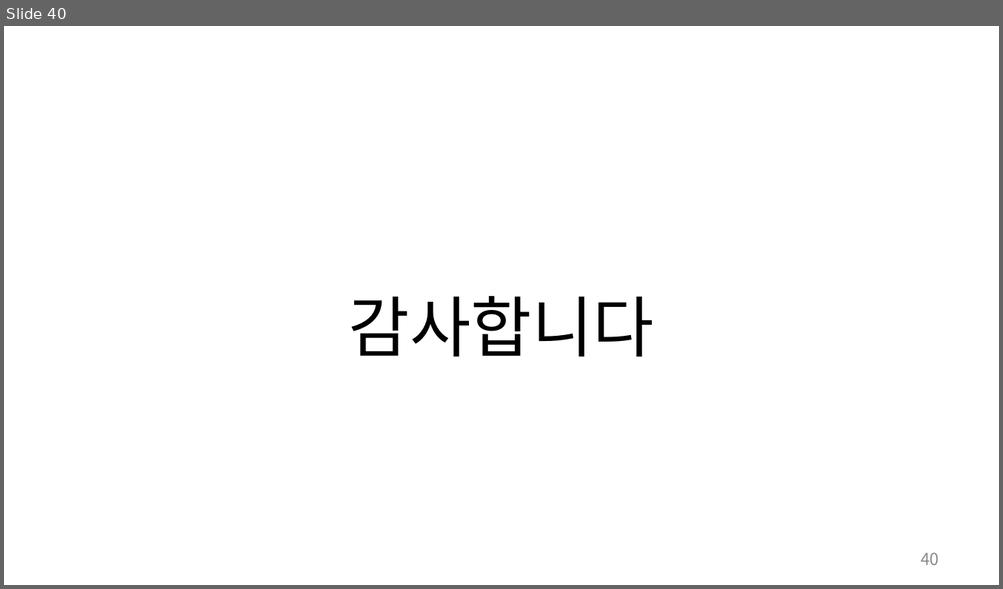
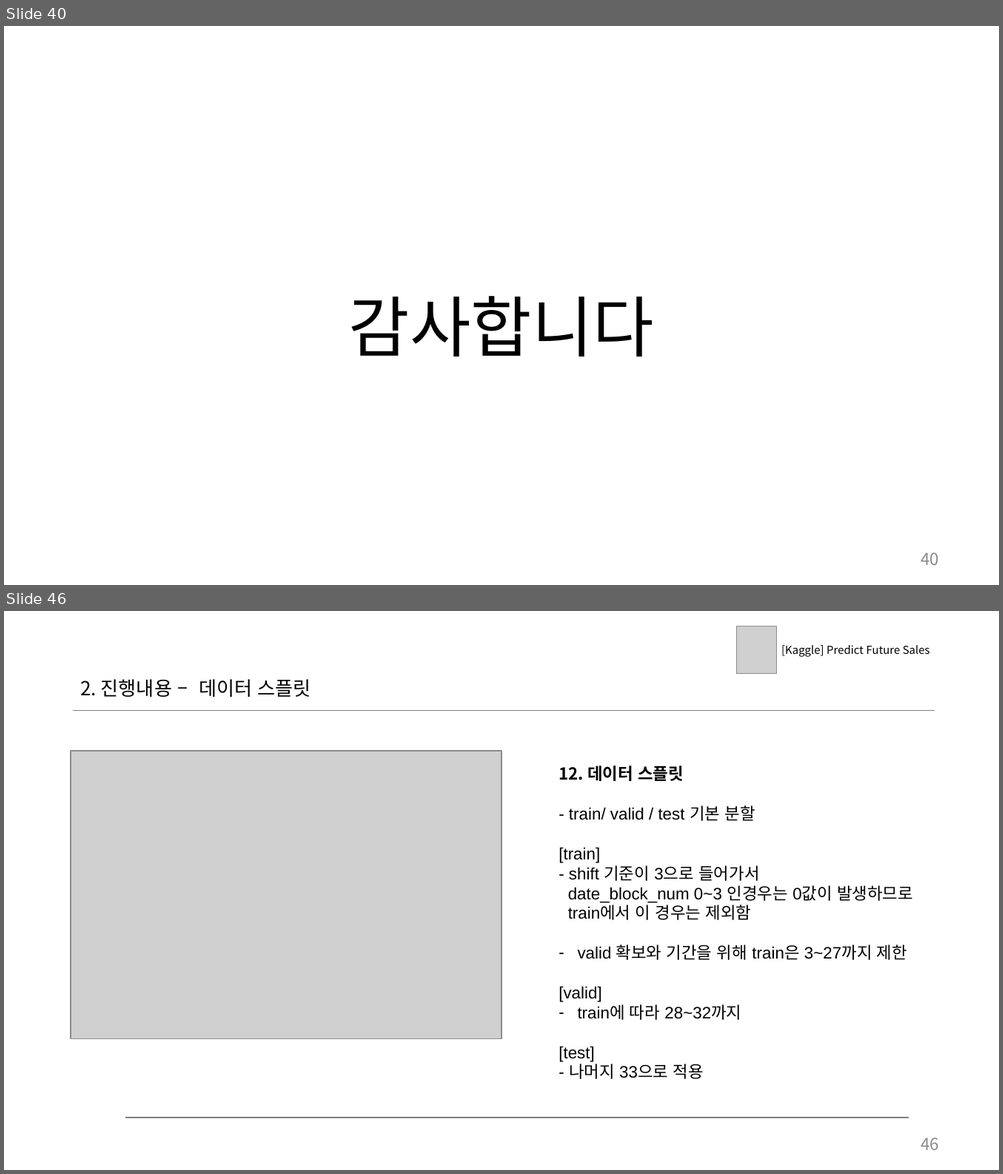
Before and after one commit to LazyerIJ/Kaggle_Study, a slide deck: Competitions/Predict_Future_Sales/doc/jm_03_EDA_ts.pptx. Shown one above the other, each under a label of ours: slide 40 before the commit, slides 40 and 46 after it; the slides between them are not shown. The pictures are 1003x589 and 1003x1174 pixels, drawn with LibreOffice and Linux fonts; fonts in the diff are those of the drawing; grey boxes stand for pictures. Boxes give left, top, right and bottom in pixels: in the first picture for what was removed or moved away, otherwise in the second. Text is boxed around its words. In the diff, an @@ line names an element or a change of style, - is before the commit and + after.

```diff
--- a/Competitions/Predict_Future_Sales/doc/jm_03_EDA_ts.pptx
+++ b/Competitions/Predict_Future_Sales/doc/jm_03_EDA_ts.pptx
@@ slide 46 added at [4,611,999,1170], background #FFFFFF @@
@@ picture added at [736,626,776,674] @@
@@ text added at [781,645,930,657], 8 pt, text #000000 @@
+[Kaggle] Predict Future Sales
@@ text added at [80,679,311,697], 14 pt, text #000000 @@
+2. 진행내용 – 데이터 스플릿
@@ line added from (73, 710) to (934, 710), #808080 1 pt @@
@@ picture added at [71,752,501,1039] @@
@@ text added at [558,766,913,1079], 12 pt, text #000000 @@
+12. 데이터 스플릿
+- train/ valid / test 기본 분할
+[train]
+- shift 기준이 3으로 들어가서
+date_block_num 0~3 인경우는 0값이 발생하므로
+train에서 이 경우는 제외함
+– valid 확보와 기간을 위해 train은 3~27까지 제한
+[valid]
+– train에 따라 28~32까지
+[test]
+- 나머지 33으로 적용
@@ line added from (125, 1118) to (908, 1118), #808080 1 pt @@
@@ page number added at [920,1138,939,1150], 12 pt, text #8C8C8C @@
+46
```
Also in this commit, not shown: 11 other slides added, 4 other files.
